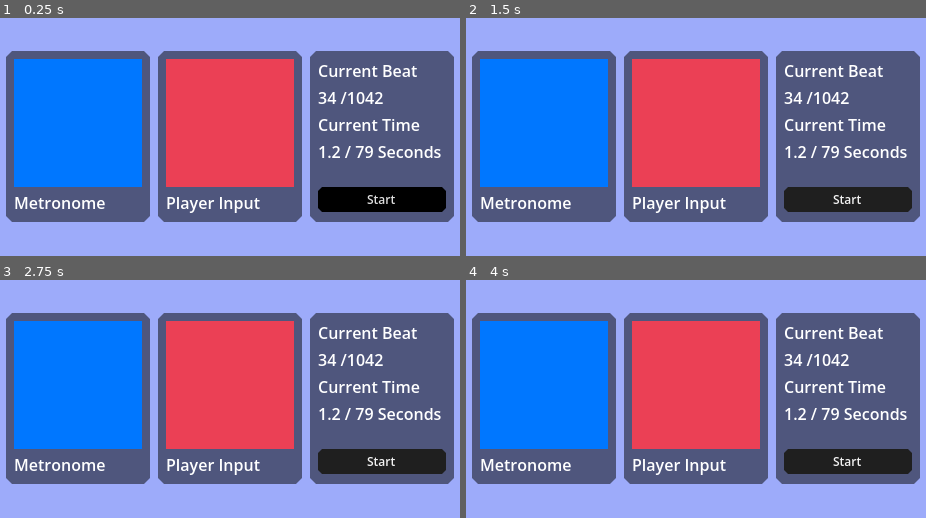
Above: before the commit, frames 1-4 (two rows, left to right).
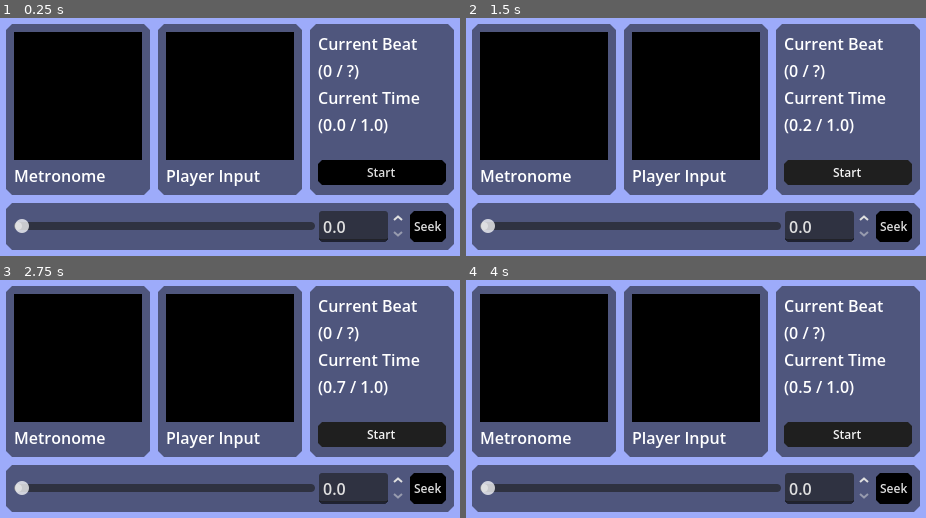
Above: after the commit, the same moments.

Repository: Person552/tower-swing
Game: Godot game, scene res://scenes/beat_mapper.tscn
The game is run twice, just before and just after one commit, with the same random seed, the same clock (stepped at 60 frames per second) and the same inputs. This scene is started directly instead of the project's main scene. Sound files missing from this copy of the repository are replaced by a short silence.
Inputs (mouse positions are in pixels of both pictures, inside the frame that each line leads up to):
- Up to frame 1 (0.25 s): no input
- Up to frame 2 (1.5 s): click (893, 227) at 0.5 s, where only the run after the commit has a clickable "Seek"; click "Start" at 1.25 s
- Up to frame 3 (2.75 s): click "Start" at 2 s
- Up to frame 4 (4 s): click (893, 489) at 2.75 s, where only the run after the commit has a clickable "Seek"; click "Start" at 3.5 s

The runs differ from the first frame. In frame 1, 66% of the frame differs, in the area x 1-99%, y 2-98%; in frame 2, 66%; in frame 3, 66%; in frame 4, 66%.

Commit message:
beatmap editor

Diff:
--- /dev/null
+++ b/beatmaps/new_map.json
@@ -0,0 +1,17 @@
+[
+	{
+		"note": "",
+		"release": 3,
+		"start": 2
+	},
+	{
+		"note": "",
+		"release": 4,
+		"start": 4
+	},
+	{
+		"note": "",
+		"release": 2,
+		"start": 2
+	}
+]
--- a/project.godot
+++ b/project.godot
@@ -36,7 +36,7 @@
 hook={
 "deadzone": 0.2,
 "events": [null, Object(InputEventKey,"resource_local_to_scene":false,"resource_name":"","device":16,"window_id":0,"alt …(196 unchanged characters)…
-, Object(InputEventMouseButton,"resource_local_to_scene":false,"resource_name":"","device":-1,"window_id":0,"alt_pressed":false,"shift_pressed":false,"ctrl_pressed":false,"meta_pressed":false,"button_mask":0,"position":Vector2(0, 0),"global_position":Vector2(0, 0),"factor":1.0,"button_index":1,"canceled":false,"pressed":false,"double_click":false,"script":null)
+, Object(InputEventKey,"resource_local_to_scene":false,"resource_name":"","device":16,"window_id":0,"alt_pressed":false,"shift_pressed":false,"ctrl_pressed":false,"meta_pressed":false,"pressed":false,"keycode":0,"physical_keycode":70,"key_label":0,"unicode":0,"location":0,"echo":false,"script":null)
 ]
 }
 
--- a/scenes/beat_mapper.tscn
+++ b/scenes/beat_mapper.tscn
@@ -1,4 +1,8 @@
 [gd_scene format=3 uid="uid://dc3iwum81y1ny"]
+
+[ext_resource type="Script" uid="uid://b3unkbyuvjwva" path="res://scripts/beat_mapper.gd" id="1_7jouc"]
+[ext_resource type="AudioStream" uid="uid://226hpkjr87k6" path="res://songs/Cyborg Ninja.mp3" id="2_xw4ct"]
+[ext_resource type="AudioStream" uid="uid://d2lbruwtwkpym" path="res://sounds/metronome.mp3" id="3_0wntc"]
 
 [sub_resource type="StyleBoxFlat" id="StyleBoxFlat_cg64t"]
 bg_color = Color(0, 0, 0, 0.49803922)
@@ -23,6 +27,15 @@
 grow_vertical = 2
 size_flags_horizontal = 3
 size_flags_vertical = 3
+script = ExtResource("1_7jouc")
+song = ExtResource("2_xw4ct")
+
+[node name="Player" type="AudioStreamPlayer" parent="." unique_id=710870171]
+stream = ExtResource("2_xw4ct")
+volume_db = -16.0
+
+[node name="Metronome Player" type="AudioStreamPlayer" parent="." unique_id=2038377088]
+stream = ExtResource("3_0wntc")
 
 [node name="CenterContainer" type="CenterContainer" parent="." unique_id=1290769495]
 layout_mode = 1
@@ -32,71 +45,104 @@
 grow_horizontal = 2
 grow_vertical = 2
 
-[node name="HBoxContainer" type="HBoxContainer" parent="CenterContainer" unique_id=513691517]
+[node name="VBoxContainer" type="VBoxContainer" parent="CenterContainer" unique_id=1523924977]
 layout_mode = 2
 theme_override_constants/separation = 24
 
-[node name="PanelContainer" type="PanelContainer" parent="CenterContainer/HBoxContainer" unique_id=388129148]
+[node name="HBoxContainer" type="HBoxContainer" parent="CenterContainer/VBoxContainer" unique_id=513691517]
+layout_mode = 2
+theme_override_constants/separation = 24
+
+[node name="PanelContainer" type="PanelContainer" parent="CenterContainer/VBoxContainer/HBoxContainer" unique_id=388129148]
 layout_mode = 2
 theme_override_styles/panel = SubResource("StyleBoxFlat_cg64t")
 
-[node name="VBoxContainer" type="VBoxContainer" parent="CenterContainer/HBoxContainer/PanelContainer" unique_id=128105714]
+[node name="VBoxContainer" type="VBoxContainer" parent="CenterContainer/VBoxContainer/HBoxContainer/PanelContainer" unique_id=128105714]
 layout_mode = 2
 
-[node name="MetronomeRect" type="ColorRect" parent="CenterContainer/HBoxContainer/PanelContainer/VBoxContainer" unique_id=1951498843]
+[node name="MetronomeRect" type="ColorRect" parent="CenterContainer/VBoxContainer/HBoxContainer/PanelContainer/VBoxContainer" unique_id=1951498843]
 custom_minimum_size = Vector2(128, 128)
 layout_mode = 2
-color = Color(0, 0.4666667, 1, 1)
+color = Color(0, 0, 0, 1)
 
-[node name="Label" type="Label" parent="CenterContainer/HBoxContainer/PanelContainer/VBoxContainer" unique_id=786167245]
+[node name="Label" type="Label" parent="CenterContainer/VBoxContainer/HBoxContainer/PanelContainer/VBoxContainer" unique_id=786167245]
 layout_mode = 2
 text = "Metronome"
 
-[node name="PanelContainer2" type="PanelContainer" parent="CenterContainer/HBoxContainer" unique_id=2057513943]
+[node name="PanelContainer2" type="PanelContainer" parent="CenterContainer/VBoxContainer/HBoxContainer" unique_id=2057513943]
 layout_mode = 2
 theme_override_styles/panel = SubResource("StyleBoxFlat_cg64t")
 
-[node name="VBoxContainer" type="VBoxContainer" parent="CenterContainer/HBoxContainer/PanelContainer2" unique_id=276352905]
+[node name="VBoxContainer" type="VBoxContainer" parent="CenterContainer/VBoxContainer/HBoxContainer/PanelContainer2" unique_id=276352905]
 layout_mode = 2
 
-[node name="InputRect" type="ColorRect" parent="CenterContainer/HBoxContainer/PanelContainer2/VBoxContainer" unique_id=127555611]
+[node name="InputRect" type="ColorRect" parent="CenterContainer/VBoxContainer/HBoxContainer/PanelContainer2/VBoxContainer" unique_id=127555611]
 custom_minimum_size = Vector2(128, 128)
 layout_mode = 2
-color = Color(0.91904455, 0.25155836, 0.33131322, 1)
+color = Color(0, 0, 0, 1)
 
-[node name="Label" type="Label" parent="CenterContainer/HBoxContainer/PanelContainer2/VBoxContainer" unique_id=265857541]
+[node name="Label" type="Label" parent="CenterContainer/VBoxContainer/HBoxContainer/PanelContainer2/VBoxContainer" unique_id=265857541]
 layout_mode = 2
 text = "Player Input"
 
-[node name="PanelContainer3" type="PanelContainer" parent="CenterContainer/HBoxContainer" unique_id=2144507779]
+[node name="PanelContainer3" type="PanelContainer" parent="CenterContainer/VBoxContainer/HBoxContainer" unique_id=2144507779]
 custom_minimum_size = Vector2(128, 0)
 layout_mode = 2
 theme_override_styles/panel = SubResource("StyleBoxFlat_cg64t")
 
-[node name="VBoxContainer" type="VBoxContainer" parent="CenterContainer/HBoxContainer/PanelContainer3" unique_id=771258698]
+[node name="VBoxContainer" type="VBoxContainer" parent="CenterContainer/VBoxContainer/HBoxContainer/PanelContainer3" unique_id=771258698]
 layout_mode = 2
 
-[node name="Label" type="Label" parent="CenterContainer/HBoxContainer/PanelContainer3/VBoxContainer" unique_id=1003798498]
+[node name="BeatTitle" type="Label" parent="CenterContainer/VBoxContainer/HBoxContainer/PanelContainer3/VBoxContainer" unique_id=1003798498]
 layout_mode = 2
 text = "Current Beat"
 
-[node name="Beat" type="Label" parent="CenterContainer/HBoxContainer/PanelContainer3/VBoxContainer" unique_id=2002473386]
+[node name="Beat" type="Label" parent="CenterContainer/VBoxContainer/HBoxContainer/PanelContainer3/VBoxContainer" unique_id=2002473386]
 layout_mode = 2
 text = "34 /1042"
 
-[node name="Label3" type="Label" parent="CenterContainer/HBoxContainer/PanelContainer3/VBoxContainer" unique_id=1363339284]
+[node name="TimeTitle" type="Label" parent="CenterContainer/VBoxContainer/HBoxContainer/PanelContainer3/VBoxContainer" unique_id=1363339284]
 layout_mode = 2
 text = "Current Time"
 
-[node name="Time" type="Label" parent="CenterContainer/HBoxContainer/PanelContainer3/VBoxContainer" unique_id=1803675336]
+[node name="Time" type="Label" parent="CenterContainer/VBoxContainer/HBoxContainer/PanelContainer3/VBoxContainer" unique_id=1803675336]
 layout_mode = 2
 text = "1.2 / 79 Seconds"
 
-[node name="HSeparator" type="HSeparator" parent="CenterContainer/HBoxContainer/PanelContainer3/VBoxContainer" unique_id=1465754109]
+[node name="HSeparator" type="HSeparator" parent="CenterContainer/VBoxContainer/HBoxContainer/PanelContainer3/VBoxContainer" unique_id=1465754109]
 layout_mode = 2
 theme_override_constants/separation = 16
 theme_override_styles/separator = SubResource("StyleBoxEmpty_doqle")
 
-[node name="Button" type="Button" parent="CenterContainer/HBoxContainer/PanelContainer3/VBoxContainer" unique_id=1469859368]
+[node name="StartButton" type="Button" parent="CenterContainer/VBoxContainer/HBoxContainer/PanelContainer3/VBoxContainer" unique_id=1469859368]
 layout_mode = 2
 text = "Start"
+
+[node name="PanelContainer2" type="PanelContainer" parent="CenterContainer/VBoxContainer" unique_id=1034090829]
+layout_mode = 2
+theme_override_styles/panel = SubResource("StyleBoxFlat_cg64t")
+
+[node name="HBoxContainer2" type="HBoxContainer" parent="CenterContainer/VBoxContainer/PanelContainer2" unique_id=345123413]
+layout_mode = 2
+
+[node name="SeekSlider" type="HSlider" parent="CenterContainer/VBoxContainer/PanelContainer2/HBoxContainer2" unique_id=63043978]
+layout_mode = 2
+size_flags_horizontal = 3
+size_flags_vertical = 1
+max_value = 79.0
+step = 0.1
+
+[node name="SeekBox" type="SpinBox" parent="CenterContainer/VBoxContainer/PanelContainer2/HBoxContainer2" unique_id=181120104]
+layout_mode = 2
+step = 0.1
+custom_arrow_step = 1.0
+
+[node name="SeekButton" type="Button" parent="CenterContainer/VBoxContainer/PanelContainer2/HBoxContainer2" unique_id=1981814613]
+layout_mode = 2
+text = "Seek"
+
+[connection signal="finished" from="Player" to="." method="_on_player_finished"]
+[connection signal="pressed" from="CenterContainer/VBoxContainer/HBoxContainer/PanelContainer3/VBoxContainer/StartButton" to="." method="_on_start_button_pressed"]
+[connection signal="value_changed" from="CenterContainer/VBoxContainer/PanelContainer2/HBoxContainer2/SeekSlider" to="." method="_on_seek_slider_value_changed"]
+[connection signal="value_changed" from="CenterContainer/VBoxContainer/PanelContainer2/HBoxContainer2/SeekBox" to="." method="_on_seek_box_value_changed"]
+[connection signal="pressed" from="CenterContainer/VBoxContainer/PanelContainer2/HBoxContainer2/SeekButton" to="." method="_on_seek_button_pressed"]
--- /dev/null
+++ b/scripts/beat_mapper.gd
@@ -0,0 +1,189 @@
+extends Control
+
+# -----   important vars   -----
+
+## If there is already a map at this path, it will be loaded. Otherwise, it will be created.
+@export_file_path var target_path = "res://beatmaps/new_map.json"
+## The song to play in the editor, for now this must be manually matched if loading a map.
+@export var song : AudioStream
+## Whether or not to play a metronome sound every beat.
+@export var metronome_sound = false
+
+# ----- end important vars -----
+
+var current_beat_list
+
+var time_begin
+var time_delay
+var bpm
+var current_beat = 0
+var started = false
+var prev_edited_beat = -1
+var buffered_input = ""
+
+var metronome_state = false
+const METRONOME_COLOR_1 = Color(255,0,0)
+const METRONOME_COLOR_0 = Color(0,0,0)
+
+var player_holding = false
+const INPUT_COLOR_DOWN = Color(0.0, 1.0, 0.0, 1.0)
+const INPUT_COLOR_UP = Color(0.0, 0.0, 0.0, 1.0)
+
+@onready var beat_text = $CenterContainer/VBoxContainer/HBoxContainer/PanelContainer3/VBoxContainer/Beat
+@onready var time_text = $CenterContainer/VBoxContainer/HBoxContainer/PanelContainer3/VBoxContainer/Time
+@onready var metronome_rect = $CenterContainer/VBoxContainer/HBoxContainer/PanelContainer/VBoxContainer/MetronomeRect
+@onready var input_rect = $CenterContainer/VBoxContainer/HBoxContainer/PanelContainer2/VBoxContainer/InputRect
+@onready var seek_slider = $CenterContainer/VBoxContainer/PanelContainer2/HBoxContainer2/SeekSlider
+@onready var seek_box = $CenterContainer/VBoxContainer/PanelContainer2/HBoxContainer2/SeekBox
+
+
+func save_file() :
+	var delay = 0
+	var beat_map_array = []
+	var current_hookpoint_id = -1
+	for input in current_beat_list :
+		delay += 1
+		if input == "h" :
+			beat_map_array.append({"start":delay,"release":0,"notes":""})
+			current_hookpoint_id += 1
+			delay = 0
+		elif input == "r" :
+			beat_map_array[current_hookpoint_id]["release"] = delay
+			delay = 0
+
+	var content = JSON.stringify(beat_map_array, "\t")
+
+	var file = FileAccess.open(target_path, FileAccess.WRITE)
+	file.store_string(content)
+
+
+func load_beatmap(beatmap_path : String) :
+	var beat_list = []
+	var file = FileAccess.open(beatmap_path, FileAccess.READ)
+	var json_string = file.get_as_text()
+	file.close()
+	var json = JSON.new()
+	var error = json.parse(json_string)
+	if error == OK:
+		var data_received = json.data
+		if typeof(data_received) == TYPE_ARRAY:
+			for item in data_received :
+				for i in range(item["start"]-1):
+					beat_list.append("")
+				beat_list.append("h")
+				for i in range(item["release"]-1):
+					beat_list.append("")
+				beat_list.append("r")
+			return beat_list
+		else:
+			print("Unexpected data")
+	else:
+		print("JSON Parse Error: ", json.get_error_message(), " in ", json_string, " at line ", json.get_error_line())
+
+
+func find_closest_beat(current_time) :
+	return round((current_time/60)*bpm)
+
+
+# Called when the node enters the scene tree for the first time.
+func _ready() -> void:
+	if FileAccess.file_exists(target_path) :
+		current_beat_list = load_beatmap(target_path)
+	else :
+		current_beat_list = []
+	if len(current_beat_list) < $Player.stream.beat_count :
+		for i in range($Player.stream.beat_count-len(current_beat_list)) :
+			current_beat_list.append(" ")
+	print(current_beat_list)
+	seek_box.max_value = $Player.stream.get_length()
+	seek_slider.max_value = $Player.stream.get_length()
+
+
+# Called every frame. 'delta' is the elapsed time since the previous frame.
+func _process(_delta: float) -> void:
+	if started :
+		# Obtain from ticks.
+		#var time = ($Player.get_playback_position() - time_begin)
+		var time = $Player.get_playback_position()
+		#print(time)
+		# Compensate for latency.
+		time -= time_delay
+		# May be below 0 (did not begin yet).
+		time = max(0, time)
+
+		var prev_frame_beat = current_beat
+		current_beat = floor((time/60)*bpm)
+
+		if current_beat != prev_frame_beat :
+			if metronome_sound :
+				$"Metronome Player".play()
+			metronome_state = not metronome_state
+			if metronome_state :
+				metronome_rect.color = METRONOME_COLOR_1
+			else :
+				metronome_rect.color = METRONOME_COLOR_0
+
+		if current_beat_list and current_beat < len(current_beat_list) :
+			if current_beat_list[current_beat] == "h" :
+				player_holding = true
+			elif current_beat_list[current_beat] == "r" :
+				player_holding = false
+
+		var target_beat = find_closest_beat(time)
+
+		if buffered_input != "" :
+			if target_beat != prev_edited_beat :
+				current_beat_list[target_beat] = "h"
+				prev_edited_beat = current_beat
+				buffered_input = ""
+		elif Input.is_action_just_pressed("hook") :
+			if target_beat == prev_edited_beat :
+				buffered_input = "h"
+			else :
+				current_beat_list[target_beat] = "h"
+				prev_edited_beat = current_beat
+		elif Input.is_action_just_released("hook") :
+			if target_beat == prev_edited_beat :
+				buffered_input = "r"
+			else :
+				current_beat_list[target_beat] = "r"
+				prev_edited_beat = current_beat
+			print(current_beat_list)
+
+	if player_holding :
+		input_rect.color = INPUT_COLOR_DOWN
+	else :
+		input_rect.color = INPUT_COLOR_UP
+
+	var max_beats = "?"
+	if $Player.stream.beat_count > 0 :
+		max_beats = $Player.stream.beat_count
+	beat_text.text = "(%s / %s)"%[int(current_beat), max_beats]
+	#print($Player.stream.get_length())
+	time_text.text = "(%s / %s)"%[round($Player.get_playback_position()*10)/10.0, round($Player.stream.get_length()*10)/10.0]
+
+
+func _on_start_button_pressed() -> void:
+	started = true
+	#time_begin = Time.get_ticks_usec() / 1000000.0
+	time_delay = AudioServer.get_time_to_next_mix() + AudioServer.get_output_latency()
+	bpm = $Player.stream.bpm
+	$Player.play()
+
+
+func _on_seek_box_value_changed(value: float) -> void:
+	seek_slider.value = value
+
+
+func _on_seek_slider_value_changed(value: float) -> void:
+	seek_box.value = value
+
+
+func _on_seek_button_pressed() -> void:
+	#var old_time = $Player.get_playback_position()
+	$Player.seek(seek_slider.value)
+	#time_begin = $Player.get_playback_position()-old_time
+
+
+func _on_player_finished() -> void:
+	save_file()
--- a/scripts/music_manager.gd
+++ b/scripts/music_manager.gd
@@ -1,4 +1,6 @@
 extends Node
+
+@export_file("*.json") var beatmap_path = "res://beatmaps/testmap.json"
 
 var time_begin
 var time_delay
@@ -36,7 +38,8 @@
 	time_begin = Time.get_ticks_usec()
 	time_delay = AudioServer.get_time_to_next_mix() + AudioServer.get_output_latency()
 	bpm = $Player.stream.bpm
-	current_beat_list = load_beatmap("res://beatmaps/testmap.json")
+	if beatmap_path :
+		current_beat_list = load_beatmap(beatmap_path)
 	#$Player.play()
 
 func _process(_delta):
Not shown, added: scripts/beat_mapper.gd.uid
Not shown, changed: songs/Cyborg Ninja.mp3.import
Not shown, added: sounds/metronome.mp3.import
Not shown, added: sounds/metronome.mp3
